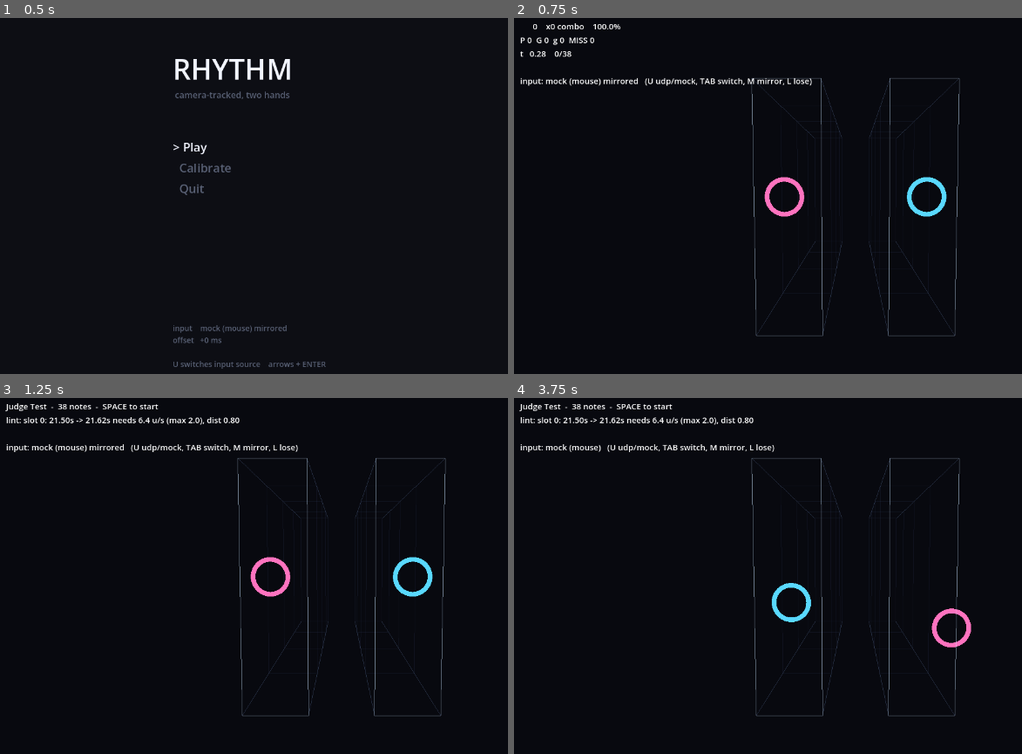
Above: before the commit, frames 1-4 (two rows, left to right).
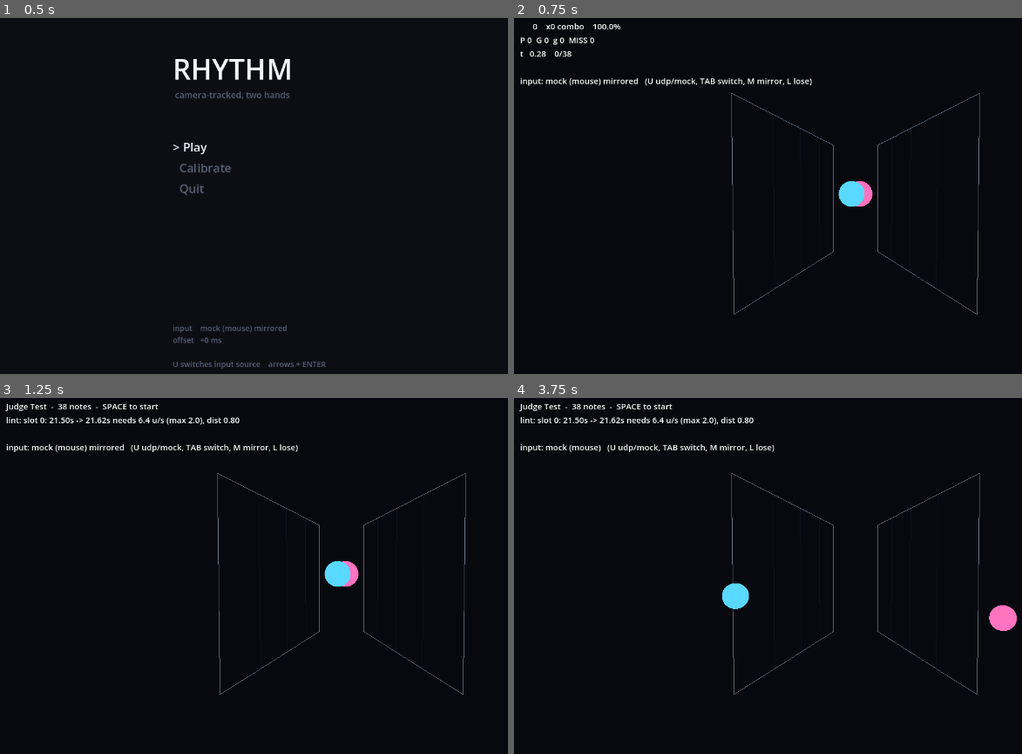
Above: after the commit, the same moments.

Repository: bigpeppermf/rhythmgame
Game: Godot game, scene res://scenes/main.tscn
Two runs of this game, one before a commit and one after it. Both use one fixed random seed, a clock stepped at 60 frames per second and the inputs below.
Inputs (mouse positions are in pixels of both pictures, inside the frame that each line leads up to):
- Up to frame 1 (0.5 s): no input
- Up to frame 2 (0.75 s): tap Enter (ui_accept) at 0.5 s; move the mouse to (1006, 185) at 0.52 s; hold Up from 0.53 s (still down); tap Tab at 0.6 s
- Up to frame 3 (1.25 s): keep holding Up; tap Enter (ui_accept) at 0.77 s
- Up to frame 4 (3.75 s): tap Enter (ui_accept) at 1.25, 1.52, 2, 2.75, 3.02, 3.5 s; move the mouse to (717, 604) at 1.27 s; release Up at 1.28 s; hold Down 1.28-2.03 s; tap M at 1.35 s; move the mouse to (925, 497) at 2.02 s; hold L 2.03-2.78 s; hold Up 2.03-3.53 s; move the mouse to (818, 665) at 2.77 s; tap Space at 2.85 s; move the mouse to (outside the picture) at 3.52 s; hold Down from 3.53 s (still down); tap Keypad Enter at 3.6 s

Frame 1 is identical in both runs. In frame 2, 2.4% of the frame differs, in the area x 42-92%, y 16-90%; in frame 3, 2.4%; in frame 4, 2.6%, in the area x 40-99%, y 16-90%.

Commit message:
Rebuild the track as two angled flat panels
Follows the mockup: each hand plays a flat vertical panel rather than a
corridor, and the panels splay outward. The hit edge is the OUTER vertical
edge nearest the player, and each panel runs back and inward toward the
centre, so notes slide down and outward to meet the hand.

Field3D now describes a panel rather than a box: hit_edge, far_edge and a
travel vector per slot, with position still a pure function of song time.
panel_basis() gives anything drawn on a panel an orientation where -Z runs
away down the panel and +Y is up, which is what lets a note dash be nothing
more than a mesh that is long in Z.

Orientation joins position as the playfield's job rather than the view's, for
the same reason position already was: it is derived from geometry the view
should not have to know about.

Cursors ride their panel's hit edge. Horizontal drift off the lane still
moves them, so a hand that strays slides visibly off the panel rather than
silently failing to score - what is judged stays what is seen.

Camera pulls back and centres. Judge, Chart, Conductor and the three view
contracts are untouched, and the test chart scores identically.

Diff:
--- a/game/gameplay/field_3d.gd
+++ b/game/gameplay/field_3d.gd
@@ -1,59 +1,117 @@
 class_name Field3D
 extends RefCounted
-## Maps normalized play space to the 3D highway.
+## Maps normalized play space onto the two angled panels.
 ##
 ## This is the *only* place that knows the game is rendered in perspective.
 ## The Judge, the Chart and HandState all work in normalized [0,1] and never
 ## learn what the renderer does with it - which is why the flat 2D playfield
 ## and this one judge identically.
+##
+## Each hand plays a flat vertical panel. The panels splay outward: the hit
+## edge is the OUTER vertical edge, nearest the player, and each panel runs
+## back and inward toward the centre. Notes slide down their panel from the
+## far inner edge to the near outer edge, where the hand meets them.
+##
+##        far edge                      far edge
+##            \                          /
+##             \                        /
+##              \____                __/
+##   hit edge -> |    (player is here)   | <- hit edge
 
-## World span of the full normalized x range.
-const WIDTH := 9.0
-## Tall, because each track is a vertical ribbon rather than a floor.
+## World height of a panel. Tall, because height is the only charted axis.
 const HEIGHT := 7.2
+## World x of the near (hit) edge - the outer edge of each panel.
+const OUTER_X := 4.0
+## World x of the far edge. Smaller than OUTER_X, so the panels angle inward
+## as they recede.
+const INNER_X := 1.5
 
-## World units the track travels per second. Raising this makes notes arrive
-## faster at the same chart - a readability knob, not a difficulty one.
-const SCROLL := 8.5
-## Seconds of chart visible ahead. Sets how long the track looks.
+## World units travelled per second along the panel. A readability knob, not a
+## difficulty one - it changes how far apart notes look, not how hard they are.
+const SCROLL := 6.5
+## Seconds of chart visible ahead. Sets how long each panel looks.
 const LOOKAHEAD := 2.0
 
-## Normalized width of one track. One lane, undivided: height is the axis the
-## player plays on, so subdividing horizontally would only add noise.
-##
-## Sized so a note nearly fills the lane with a little margin - which is the
-## point of a single lane. The note IS the lane position.
+## Normalized width of one lane. One lane, undivided: height is the axis the
+## player plays on, and the note nearly fills the lane because with a single
+## lane the note IS the position.
 const TRACK_W := 0.21
-## Normalized centre of each track. Index is the slot: 0 = left, 1 = right.
+## Normalized x each panel is centred on. Index is the slot: 0 = left, 1 = right.
 const TRACK_X := [0.29, 0.71]
+## World scale applied to horizontal drift off the lane, so a hand that strays
+## visibly slides off its panel instead of silently failing to score.
+const DRIFT := 9.0
 
 
-## Normalized position -> world position at the hit plane.
-## y=0 is the TOP of the play area (see PROTOCOL.md), so it inverts here.
-static func plane(p: Vector2) -> Vector3:
-	return Vector3((p.x - 0.5) * WIDTH, (0.5 - p.y) * HEIGHT, 0.0)
-
-
-## Where a note sits right now. Purely a function of song time - never
-## integrated from velocity, so a dropped frame cannot desync the chart.
-static func note_position(note_time: float, now: float, p: Vector2) -> Vector3:
-	var v := plane(p)
-	v.z = -(note_time - now) * SCROLL
-	return v
+static func side(slot: int) -> float:
+	return -1.0 if slot == 0 else 1.0
 
 
 static func depth() -> float:
 	return LOOKAHEAD * SCROLL
 
 
-## Normalized x bounds of one hand's track.
+## Centre of the hit edge: where notes arrive and the hand waits.
+static func hit_edge(slot: int) -> Vector3:
+	return Vector3(side(slot) * OUTER_X, 0.0, 0.0)
+
+
+## Centre of the far edge, where notes appear.
+static func far_edge(slot: int) -> Vector3:
+	return Vector3(side(slot) * INNER_X, 0.0, -depth())
+
+
+## Movement per second along the panel, pointing away from the player.
+static func travel(slot: int) -> Vector3:
+	return (far_edge(slot) - hit_edge(slot)) / LOOKAHEAD
+
+
+## A point on the panel: `dt` seconds from its hit moment, at normalized
+## height `y`, drifted by `dx` normalized units off the lane centre.
+##
+## Purely a function of time - never integrated from velocity, so a dropped
+## frame cannot desync the chart.
+static func at(slot: int, dt: float, y: float, dx: float = 0.0) -> Vector3:
+	var v := hit_edge(slot) + travel(slot) * dt
+	v.y += (0.5 - y) * HEIGHT          # y=0 is the TOP (see PROTOCOL.md)
+	v.x += dx * DRIFT
+	return v
+
+
+static func note_position(note_time: float, now: float, slot: int, p: Vector2) -> Vector3:
+	return at(slot, note_time - now, p.y, p.x - TRACK_X[slot])
+
+
+## Where a hand's cursor sits: on the hit edge, at the hand's height.
+static func cursor_position(slot: int, p: Vector2) -> Vector3:
+	return at(slot, 0.0, p.y, p.x - TRACK_X[slot])
+
+
+## Orientation for anything drawn on a panel. In this basis -Z runs away down
+## the panel and +Y is up, so a view can draw a dash simply by being long in Z.
+static func panel_basis(slot: int) -> Basis:
+	return Basis.looking_at(travel(slot), Vector3.UP)
+
+
+## The panel's four corners, near pair first.
+static func corners(slot: int) -> PackedVector3Array:
+	var hh := HEIGHT * 0.5
+	var n := hit_edge(slot)
+	var f := far_edge(slot)
+	return PackedVector3Array([
+		n + Vector3(0, hh, 0), n - Vector3(0, hh, 0),
+		f + Vector3(0, hh, 0), f - Vector3(0, hh, 0),
+	])
+
+
+## Normalized x bounds of one hand's lane.
 static func track(slot: int) -> Vector2:
 	var c: float = TRACK_X[slot]
 	return Vector2(c - TRACK_W * 0.5, c + TRACK_W * 0.5)
 
 
 ## Normalized x every note for this hand should sit on. With one lane, the
-## charted axis is height; x is just which track you are on.
+## charted axis is height; x is just which panel you are on.
 static func lane_x(slot: int) -> float:
 	return TRACK_X[slot]
 
--- a/game/gameplay/playfield.gd
+++ b/game/gameplay/playfield.gd
@@ -43,7 +43,8 @@
 func flash(note: Note) -> void:
 	var v: FlashView = _flash_pool.pop_back() if not _flash_pool.is_empty() else _make_flash()
 	v.configure(note.verdict, skin)
-	v.position = Field3D.plane(note.pos)
+	v.position = Field3D.cursor_position(note.slot, note.pos)
+	v.basis = Field3D.panel_basis(note.slot)
 	_flashes.append({"view": v, "age": 0.0})
 
 
@@ -83,7 +84,10 @@
 			v = _acquire(note.kind)
 			v.configure(note, skin)
 			_shown[note] = v
-		v.position = Field3D.note_position(note.time, now, note.pos)
+		v.position = Field3D.note_position(note.time, now, note.slot, note.pos)
+		# Orientation is geometry, so the playfield owns it too: in this basis
+		# -Z runs away down the panel and +Y is up.
+		v.basis = Field3D.panel_basis(note.slot)
 		var approach: float = clampf((note.time - now) / Field3D.LOOKAHEAD, 0.0, 1.0)
 		var progress: float = note.held / note.length if note.length > 0.0 else 0.0
 		v.update_view(approach, progress)
@@ -133,7 +137,8 @@
 func _sync_cursors() -> void:
 	for slot in 2:
 		var h: HandObservation = HandState.hands[slot]
-		_cursors[slot].position = Field3D.plane(HandState.cursor(slot))
+		_cursors[slot].position = Field3D.cursor_position(slot, HandState.cursor(slot))
+		_cursors[slot].basis = Field3D.panel_basis(slot)
 		_cursors[slot].update_view(h.conf, h.state)
 
 
@@ -173,51 +178,30 @@
 	_lane = Node3D.new()
 	add_child(_lane)
 
-	var d := Field3D.depth()
-	var hh := Field3D.HEIGHT * 0.5
-
-	var rails := PackedVector3Array()
+	var edges := PackedVector3Array()
 	var rungs := PackedVector3Array()
-	var frame := PackedVector3Array()
-
-	# One vertical ribbon per hand. Height is the axis the player plays on, so
-	# the track is narrow and tall and carries no horizontal subdivisions -
-	# lanes across it would suggest a precision the game does not ask for.
+
 	for slot in 2:
-		var t: Vector2 = Field3D.track(slot)
-		var x0: float = Field3D.plane(Vector2(t.x, 0.5)).x
-		var x1: float = Field3D.plane(Vector2(t.y, 0.5)).x
-
-		# Four corner rails running into the distance.
-		for x in [x0, x1]:
-			for y in [-hh, hh]:
-				rails.append(Vector3(x, y, 0.0))
-				rails.append(Vector3(x, y, -d))
-
-		# Rungs at fixed time intervals - complete cross sections, not just the
-		# top and bottom edges. Drawing two of the four sides left the shape
-		# ambiguous: the eye read the partial rungs as the faces of a solid box
-		# rather than as depth markers inside a corridor.
-		var steps: int = int(Field3D.LOOKAHEAD / 0.5)
-		for i in range(1, steps + 1):
-			var z: float = -float(i) * 0.5 * Field3D.SCROLL
-			rungs.append_array(PackedVector3Array([
-				Vector3(x0, -hh, z), Vector3(x1, -hh, z),
-				Vector3(x1, -hh, z), Vector3(x1, hh, z),
-				Vector3(x1, hh, z), Vector3(x0, hh, z),
-				Vector3(x0, hh, z), Vector3(x0, -hh, z),
-			]))
-
-		frame.append_array(PackedVector3Array([
-			Vector3(x0, -hh, 0), Vector3(x1, -hh, 0),
-			Vector3(x1, -hh, 0), Vector3(x1, hh, 0),
-			Vector3(x1, hh, 0), Vector3(x0, hh, 0),
-			Vector3(x0, hh, 0), Vector3(x0, -hh, 0),
+		var c: PackedVector3Array = Field3D.corners(slot)
+		var nt: Vector3 = c[0]      # near top
+		var nb: Vector3 = c[1]      # near bottom
+		var ft: Vector3 = c[2]      # far top
+		var fb: Vector3 = c[3]      # far bottom
+		edges.append_array(PackedVector3Array([
+			nt, ft, ft, fb, fb, nb, nb, nt,
 		]))
 
-	_line(rails, skin.rail_color)
+		# Faint rungs at fixed time intervals. Without them a bare outline
+		# gives the eye nothing to measure approach speed against; with too
+		# many the panel stops reading as a flat surface.
+		var steps: int = maxi(skin.grid_columns, 0)
+		for i in range(1, steps):
+			var dt: float = Field3D.LOOKAHEAD * float(i) / steps
+			rungs.append(Field3D.at(slot, dt, 0.0))
+			rungs.append(Field3D.at(slot, dt, 1.0))
+
 	_line(rungs, skin.grid_color)
-	_line(frame, skin.hit_plane_color)
+	_line(edges, skin.hit_plane_color)
 
 
 func _line(pts: PackedVector3Array, col: Color) -> void:
--- a/game/scenes/play_3d.gd
+++ b/game/scenes/play_3d.gd
@@ -53,12 +53,12 @@
 
 func _build_camera(skin: GameSkin) -> void:
 	_cam = Camera3D.new()
-	# Nearly head-on, only slightly above centre. With vertical tracks the
-	# readable axis is height, and a steep downward tilt would foreshorten
-	# exactly the axis the player is being judged on.
-	_cam.position = Vector3(0.0, 0.9, 11.2)
-	_cam.rotation_degrees = Vector3(-4.0, 0.0, 0.0)
-	_cam.fov = 52.0
+	# Centred and nearly head-on. Height is the only charted axis, so a steep
+	# downward tilt would foreshorten exactly what the player is judged on.
+	# Far enough back that both panels fit with margins either side.
+	_cam.position = Vector3(0.0, 0.4, 12.0)
+	_cam.rotation_degrees = Vector3(-2.0, 0.0, 0.0)
+	_cam.fov = 56.0
 	add_child(_cam)
 
 	var env := Environment.new()
--- a/game/visual/default/default_cursor.gd
+++ b/game/visual/default/default_cursor.gd
@@ -1,6 +1,10 @@
 extends CursorView
-## Placeholder cursor: a ring facing the camera, opacity driven by tracking
-## confidence so degraded input is visible rather than silently wrong.
+## Placeholder cursor: a solid marker riding the panel's hit edge.
+##
+## Opacity follows tracking confidence, so degraded input is visible rather
+## than silently wrong.
+
+const RADIUS := 0.42
 
 var _mesh: MeshInstance3D
 var _color: Color
@@ -8,11 +12,10 @@
 
 func _ready() -> void:
 	_mesh = MeshInstance3D.new()
-	var t := TorusMesh.new()
-	t.inner_radius = 0.42
-	t.outer_radius = 0.55
-	_mesh.mesh = t
-	_mesh.rotation_degrees = Vector3(90, 0, 0)
+	var s := SphereMesh.new()
+	s.radius = RADIUS
+	s.height = RADIUS * 2.0
+	_mesh.mesh = s
 	add_child(_mesh)
 
 
--- a/game/visual/default/default_flash.gd
+++ b/game/visual/default/default_flash.gd
@@ -1,5 +1,5 @@
 extends FlashView
-## Placeholder hit flash: a ring that expands and fades.
+## Placeholder hit flash: a ring that expands and fades in the panel's plane.
 
 var _mesh: MeshInstance3D
 var _color: Color
@@ -7,7 +7,9 @@
 
 func _ready() -> void:
 	_mesh = MeshInstance3D.new()
-	_mesh.rotation_degrees = Vector3(90, 0, 0)
+	# The playfield orients this node with the panel, whose normal is local X.
+	# A torus spins about its own Y, so tip it to lie flat in the panel.
+	_mesh.rotation_degrees = Vector3(0, 0, 90)
 	add_child(_mesh)
 
 
--- a/game/visual/default/default_hold.gd
+++ b/game/visual/default/default_hold.gd
@@ -1,11 +1,12 @@
 extends NoteView
-## Placeholder hold: a capsule lying along the lane, whitening as it is held.
+## Placeholder hold: the same dash, stretched along the panel by its duration.
 ##
-## Length comes from the note, so the view has to be rebuilt per note rather
-## than merely retinted - which is exactly the kind of thing a custom skin may
-## want to do differently (a stretched mesh, a shader, a particle trail).
+## Length comes from the note, so the mesh is rebuilt per note rather than
+## merely retinted - exactly the kind of thing a custom skin may want to do
+## differently (a stretched texture, a shader, a trail).
 
-const RADIUS := 0.34
+const THICK := 0.34
+const DEPTH := 0.12
 
 var _mesh: MeshInstance3D
 var _color: Color
@@ -13,19 +14,18 @@
 
 func _ready() -> void:
 	_mesh = MeshInstance3D.new()
-	_mesh.rotation_degrees = Vector3(90, 0, 0)   # lie along Z
 	add_child(_mesh)
 
 
 func configure(note: Note, skin: GameSkin) -> void:
 	_color = skin.slot_color(note.slot)
-	var cyl := CylinderMesh.new()
-	cyl.top_radius = RADIUS
-	cyl.bottom_radius = RADIUS
-	cyl.height = maxf(note.length * Field3D.SCROLL, 0.4)
-	_mesh.mesh = cyl
-	# Anchor the near end at the note's own moment; the body trails behind it.
-	_mesh.position.z = -cyl.height * 0.5
+	var b := BoxMesh.new()
+	var length: float = maxf(note.length * Field3D.SCROLL, 0.6)
+	b.size = Vector3(DEPTH, THICK, length)
+	_mesh.mesh = b
+	# Anchor the near end at the note's own moment; the body trails behind it
+	# up the panel, so the head is what the player aims at.
+	_mesh.position.z = -length * 0.5
 	visible = true
 
 
--- a/game/visual/default/default_tap.gd
+++ b/game/visual/default/default_tap.gd
@@ -1,7 +1,13 @@
 extends NoteView
-## Placeholder tap: an emissive sphere that brightens as it approaches.
+## Placeholder tap: a flat dash lying on the panel.
+##
+## The playfield sets this node's basis to the panel's, so local -Z runs away
+## down the panel and +Y is up. A dash is therefore just a box that is long in
+## Z, thin in Y, and barely there in X.
 
-const RADIUS := 0.52
+const LENGTH := 1.5
+const THICK := 0.30
+const DEPTH := 0.10
 
 var _mesh: MeshInstance3D
 var _color: Color
@@ -9,10 +15,9 @@
 
 func _ready() -> void:
 	_mesh = MeshInstance3D.new()
-	var s := SphereMesh.new()
-	s.radius = RADIUS
-	s.height = RADIUS * 2.0
-	_mesh.mesh = s
+	var b := BoxMesh.new()
+	b.size = Vector3(DEPTH, THICK, LENGTH)
+	_mesh.mesh = b
 	add_child(_mesh)
 
 
@@ -23,6 +28,6 @@
 
 func update_view(approach: float, _progress: float) -> void:
 	var c := _color
-	# Near notes read first; distant ones stay quiet so the lane is not clutter.
+	# Near notes read first; distant ones stay quiet so the panel is not clutter.
 	c.a = clampf(1.15 - approach, 0.25, 1.0)
 	_mesh.material_override = Emissive.make(c)
--- a/game/visual/game_skin.gd
+++ b/game/visual/game_skin.gd
@@ -31,7 +31,8 @@
 @export var rail_color := Color(0.45, 0.55, 0.75, 0.30)
 @export var grid_color := Color(0.35, 0.45, 0.70, 0.10)
 @export var hit_plane_color := Color(0.80, 0.90, 1.00, 0.55)
-@export var grid_columns := 8
+## Faint depth rungs drawn across each panel. 0 for a bare outline.
+@export var grid_columns := 4
 
 @export_group("Interface")
 ## Menus, calibration and results read these, so restyling the game restyles
Not shown, changed: game/visual/README.md
